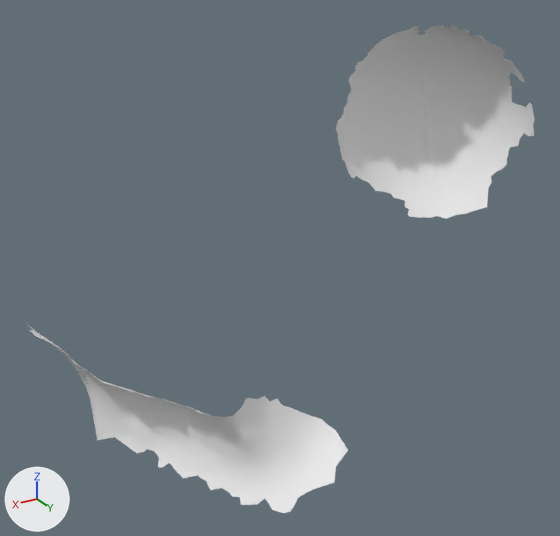
Before and after pictures for a commit that changed the OBJ model res/tangential2/LargeSphere_tangential_02.000058.obj.
Rendered twice from a camera (50 mm lens) standing at (570.0, 195.0, 282.0) and looking at (140.0, -521.0, -76.0). Arrows for +X, +Y and +Z are at lower left; the lights stay in place. Where no turn or scale is listed for an object, it has been applied to the vertices.

The older version as bpy lines, for what is in view:
```python
me_largesphere_tangential_02_000058 = bpy.data.meshes.new('LargeSphere_tangential_02.000058')
me_largesphere_tangential_02_000058.from_pydata(...)  # 10141 vertices, 20015 faces; spans x -325.0..441.0, y -772.0..-242.0, z -177.0..165.0
me_largesphere_tangential_02_000058.materials.append(mat_largesphere_tangential_02_000058)  # white #e7e7e7
ob_largesphere_tangential_02_000058 = bpy.data.objects.new('LargeSphere_tangential_02.000058', me_largesphere_tangential_02_000058)
ob_largesphere_tangential_02_000058.location = (0.0, 0.0, 0.0)
```
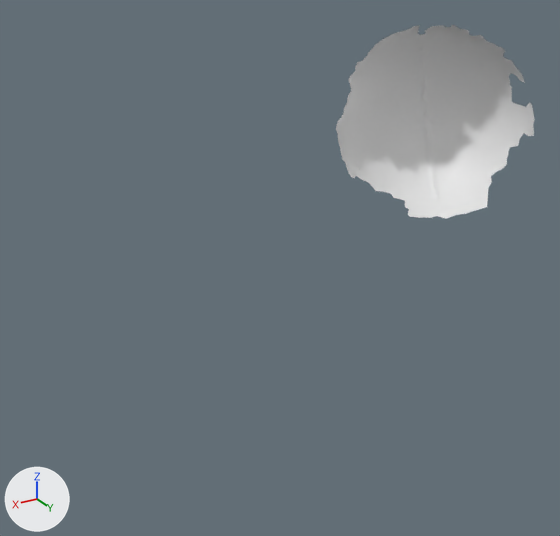
Diff of the bpy script that builds the scene:
```diff
--- a/res/tangential2/LargeSphere_tangential_02.000058.obj.py
+++ b/res/tangential2/LargeSphere_tangential_02.000058.obj.py
@@ me_largesphere_tangential_02_000058 @@
 me_largesphere_tangential_02_000058.from_pydata(...)  # 10141 vertices, 20015 faces; spans x -325.0..441.0, y -772.0..-242.0, z -177.0..165.0
 # used by ob_largesphere_tangential_02_000058; location = (0.0, 0.0, 0.0)
-me_largesphere_tangential_02_000058.materials.append(mat_largesphere_tangential_02_000058)  # white #e7e7e7
+# me_largesphere_tangential_02_000058 part 1: the loose piece of 1222 vertices spanning x 225.0..441.0, y -529.0..-242.0, z -177.0..-52.0 is deleted
```

Changed parts and their boxes [x1, y1, x2, y2] in the pictures (560 x 536 px):
'LargeSphere_tangential_02.000058', reshaped (61% narrower, 60% shorter)
    before: [28, 25, 535, 513]
    after: [336, 25, 535, 219]
part 1 of me_largesphere_tangential_02_000058, deleted
    before: [28, 325, 348, 513]
